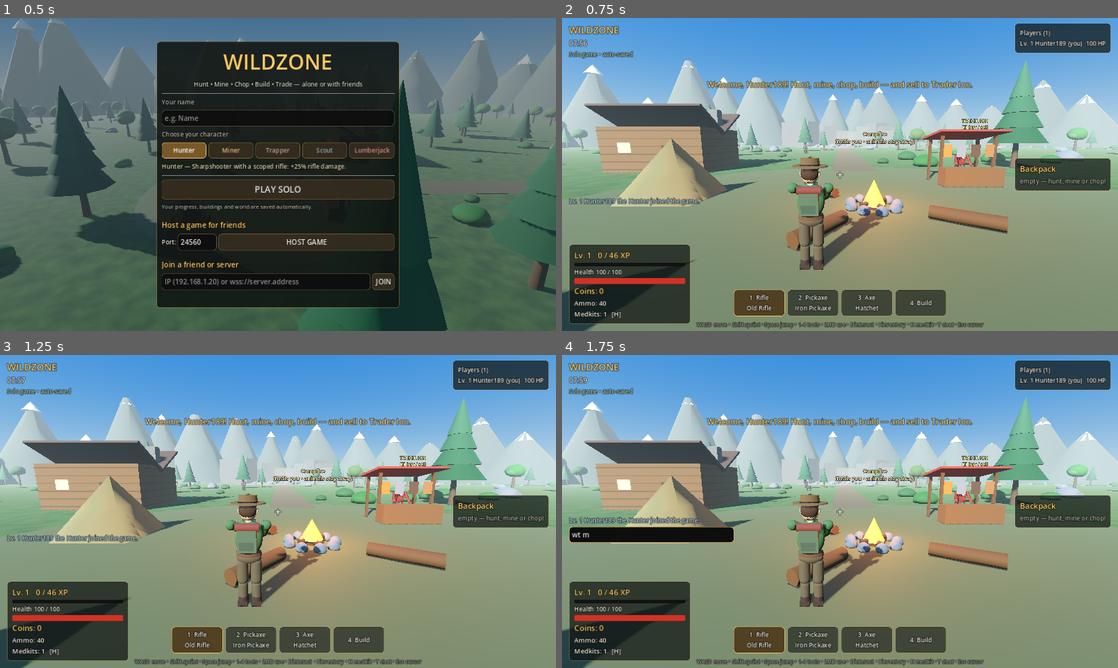
Above: before the commit, frames 1-4 (two rows, left to right).
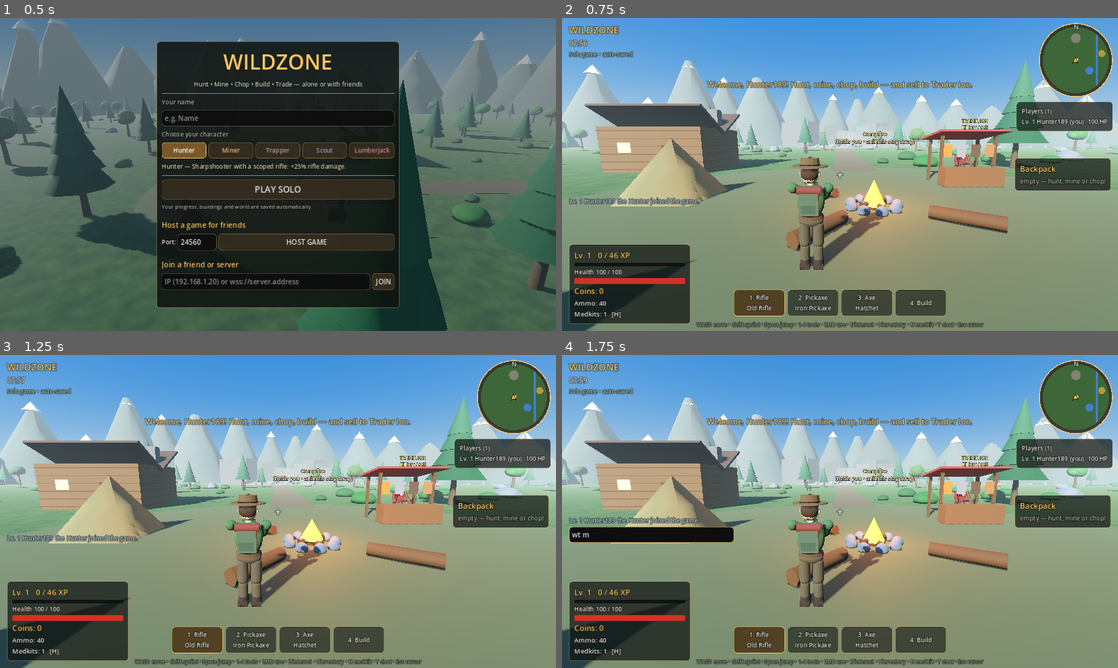
Above: after the commit, the same moments.

Repository: BotSabin/WildZone
Game: Godot game, scene res://scenes/main.tscn
Same seed, same stepped clock (60 frames per second), same inputs: the game is played once before the commit and once after it.
Inputs (mouse positions are in pixels of both pictures, inside the frame that each line leads up to):
- Up to frame 1 (0.5 s): no input
- Up to frame 2 (0.75 s): click "PLAY SOLO" at 0.5 s
- Up to frame 3 (1.25 s): no input
- Up to frame 4 (1.75 s): tap Enter at 1.25 s; move the mouse to (867, 511) at 1.27 s; hold W (move_forward) from 1.28 s (still down); hold T (chat) from 1.28 s (still down); click (867, 511) at 1.42 s; tap Space (jump) at 1.52 s; tap M at 1.55 s

Frame 1 is identical in both runs. In frame 2, 4.9% of the frame differs, in the area x 81-100%, y 1-37%; in frame 3, 4.9%; in frame 4, 4.9%.

Commit message:
Menu with save & exit, minimap with friends and big map
Co-Authored-By: Claude Opus 5.5 <noreply@anthropic.com>
Claude-Session: https://claude.ai/code/session_01Szyp4oD738k2oPBx8diDct

Diff:
--- a/scripts/hud.gd
+++ b/scripts/hud.gd
@@ -3,6 +3,7 @@
 
 const Data = preload("res://scripts/game_data.gd")
 const NetScript = preload("res://scripts/network_manager.gd")
+const MinimapScript = preload("res://scripts/minimap.gd")
 
 signal solo_requested(player_name: String, char_idx: int)
 signal host_requested(player_name: String, char_idx: int, port: int)
@@ -16,6 +17,8 @@
 signal shop_closed
 signal chat_submitted(text: String)
 signal chat_closed
+signal pause_resumed
+signal exit_requested
 
 const GOLD := Color(1.0, 0.8, 0.4)
 const TEXT := Color(0.95, 0.93, 0.88)
@@ -39,6 +42,11 @@
 
 # game
 var game_ui: Control
+var minimap: Control
+var players_panel: PanelContainer
+var pause_panel: PanelContainer
+var pause_info: Label
+var pause_exit_btn: Button
 var hp_bar: ProgressBar
 var hp_text: Label
 var xp_bar: ProgressBar
@@ -99,6 +107,7 @@
 	_build_game_ui()
 	_build_shop()
 	_build_inventory()
+	_build_pause()
 	_build_menu()
 	game_ui.visible = false
 
@@ -167,6 +176,44 @@
 			sc.custom_minimum_size = target
 
 
+func _build_pause() -> void:
+	pause_panel = _panel(0.95)
+	pause_panel.mouse_filter = Control.MOUSE_FILTER_STOP
+	pause_panel.custom_minimum_size = Vector2(420, 0)
+	_anchor(pause_panel, 0.5, 0.5, 0, 0, BOTH, BOTH)
+	pause_panel.visible = false
+	root.add_child(pause_panel)
+	var v := VBoxContainer.new()
+	v.add_theme_constant_override("separation", 12)
+	pause_panel.add_child(v)
+	var t := _label("MENU", 30, GOLD)
+	t.horizontal_alignment = HORIZONTAL_ALIGNMENT_CENTER
+	v.add_child(t)
+	var resume := Button.new()
+	resume.text = "RESUME"
+	resume.add_theme_font_size_override("font_size", 22)
+	resume.custom_minimum_size = Vector2(0, 56)
+	resume.pressed.connect(func() -> void: pause_resumed.emit())
+	v.add_child(resume)
+	pause_exit_btn = Button.new()
+	pause_exit_btn.text = "SAVE & EXIT TO MENU"
+	pause_exit_btn.add_theme_font_size_override("font_size", 20)
+	pause_exit_btn.custom_minimum_size = Vector2(0, 52)
+	pause_exit_btn.pressed.connect(func() -> void: exit_requested.emit())
+	v.add_child(pause_exit_btn)
+	pause_info = _label("", 13, DIM)
+	pause_info.autowrap_mode = TextServer.AUTOWRAP_WORD_SMART
+	pause_info.horizontal_alignment = HORIZONTAL_ALIGNMENT_CENTER
+	v.add_child(pause_info)
+
+
+func show_pause(on: bool, exit_text: String = "", info: String = "") -> void:
+	pause_panel.visible = on
+	if on:
+		pause_exit_btn.text = exit_text
+		pause_info.text = info
+
+
 func _process(_delta: float) -> void:
 	_fit_scrolls()
 	if touch_mode and touch_close != null:
@@ -188,6 +235,8 @@
 		# phone layout: stats top-left, build pieces + hints at the top,
 		# the lower half stays free for the joystick and the action buttons
 		toolbar.visible = false
+		players_panel.visible = false   # friends are shown on the minimap
+		minimap.set_small_size(150.0)
 		stats_panel.custom_minimum_size = Vector2(230, 0)
 		_anchor(stats_panel, 0, 0, 12, 92, END, END)
 		_anchor(build_bar, 0.5, 0, 0, 10, BOTH, END)
@@ -454,9 +503,12 @@
 	server_label = _label("", 13, Color(0.75, 0.85, 0.75))
 	tl.add_child(server_label)
 
-	# top-right: players
+	# top-right: minimap, players below it
+	minimap = MinimapScript.new()
+	game_ui.add_child(minimap)
 	var pp := _panel()
-	_anchor(pp, 1, 0, -16, 12, BEGIN, END)
+	players_panel = pp
+	_anchor(pp, 1, 0, -12, 192, BEGIN, END)
 	game_ui.add_child(pp)
 	players_label = _label("Players", 14)
 	pp.add_child(players_label)
--- a/scripts/main.gd
+++ b/scripts/main.gd
@@ -62,6 +62,8 @@
 var shop_open: bool = false
 var chat_open: bool = false
 var inv_open: bool = false
+var pause_open: bool = false
+var mouse_was_captured: bool = false
 var my_stats: Dictionary = {}
 var my_dead: bool = false
 var time_of_day: float = 0.08
@@ -124,6 +126,9 @@
 	hud.shop_closed.connect(_close_shop)
 	hud.chat_submitted.connect(func(text: String) -> void: _srv("srv_chat", [text]))
 	hud.chat_closed.connect(_on_chat_closed)
+	hud.pause_resumed.connect(_close_pause)
+	hud.exit_requested.connect(_exit_game)
+	hud.minimap.main = self
 
 	ghost_ok_mat = _ghost_mat(Color(0.35, 1.0, 0.45, 0.42))
 	ghost_bad_mat = _ghost_mat(Color(1.0, 0.3, 0.25, 0.42))
@@ -398,7 +403,7 @@
 
 
 func ui_blocking() -> bool:
-	return shop_open or chat_open or inv_open or not in_game
+	return shop_open or chat_open or inv_open or pause_open or hud.minimap.big or not in_game
 
 
 # ==================================================
@@ -418,6 +423,11 @@
 		_server_process(delta)
 	if in_game:
 		_client_process(delta)
+		# browsers drop the mouse lock on Esc without telling us: show the menu then
+		var captured: bool = Input.mouse_mode == Input.MOUSE_MODE_CAPTURED
+		if mouse_was_captured and not captured and not touch_mode and not ui_blocking():
+			_open_pause()
+		mouse_was_captured = captured
 
 
 func _me():
@@ -468,8 +478,20 @@
 			_close_shop()
 		elif inv_open:
 			_close_inventory()
+		elif hud.minimap.big:
+			hud.minimap.toggle_big()
+		elif pause_open:
+			_close_pause()
+		elif not chat_open:
+			_open_pause()
+		get_viewport().set_input_as_handled()
+		return
+	if event is InputEventKey and event.pressed and not event.echo and event.keycode == KEY_M and not chat_open and not pause_open:
+		hud.minimap.toggle_big()
+		if hud.minimap.big:
+			Input.mouse_mode = Input.MOUSE_MODE_VISIBLE
 		else:
-			Input.mouse_mode = Input.MOUSE_MODE_VISIBLE
+			_capture_mouse()
 		get_viewport().set_input_as_handled()
 		return
 	if event.is_action_pressed("inventory") and not chat_open and not shop_open:
@@ -512,6 +534,44 @@
 	chat_open = true
 	Input.mouse_mode = Input.MOUSE_MODE_VISIBLE
 	hud.open_chat()
+
+
+func _open_pause() -> void:
+	if pause_open or not in_game:
+		return
+	pause_open = true
+	Input.mouse_mode = Input.MOUSE_MODE_VISIBLE
+	Crazy.gameplay_stop()
+	if hosting and players.size() > 1:
+		hud.show_pause(true, "SAVE & EXIT TO MENU", "Your world and everyone's progress are saved. Friends in your game will be disconnected.")
+	elif hosting:
+		hud.show_pause(true, "SAVE & EXIT TO MENU", "Your character, buildings and world are saved — continue any time.")
+	else:
+		hud.show_pause(true, "LEAVE GAME", "Your character is saved in your friend's world.")
+
+
+func _close_pause() -> void:
+	if not pause_open:
+		return
+	pause_open = false
+	hud.show_pause(false)
+	Crazy.gameplay_start()
+	_capture_mouse()
+
+
+func toggle_pause() -> void:
+	if pause_open:
+		_close_pause()
+	else:
+		_open_pause()
+
+
+func _exit_game() -> void:
+	if hosting:
+		_save_all()
+		_back_to_menu("Game saved. See you soon!")
+	else:
+		_back_to_menu("You left the game.")
 
 
 func _capture_mouse() -> void:
--- /dev/null
+++ b/scripts/minimap.gd
@@ -0,0 +1,136 @@
+extends Control
+## Round minimap (top-right): the whole valley, north up, with you (gold arrow),
+## your friends (blue arrows + names), your buildings and the main places.
+## Tap / click it or press M for a big map.
+
+const WorldScript = preload("res://scripts/world.gd")
+const Data = preload("res://scripts/game_data.gd")
+
+const WORLD_R: float = 160.0     # metres from the centre to the map edge
+
+var main = null
+var big: bool = false
+var small_size: float = 170.0
+var font: Font
+var timer: float = 0.0
+
+
+func _ready() -> void:
+	font = ThemeDB.fallback_font
+	mouse_filter = Control.MOUSE_FILTER_STOP
+	_place()
+
+
+func set_small_size(s: float) -> void:
+	small_size = s
+	_place()
+
+
+func toggle_big() -> void:
+	big = not big
+	z_index = 20 if big else 0
+	_place()
+	queue_redraw()
+
+
+func _place() -> void:
+	var vs: Vector2 = get_viewport_rect().size if is_inside_tree() else Vector2(1280, 720)
+	if big:
+		var s: float = minf(vs.y - 40.0, vs.x - 40.0)
+		size = Vector2(s, s)
+		position = (vs - size) * 0.5
+	else:
+		size = Vector2(small_size, small_size)
+		position = Vector2(vs.x - small_size - 12.0, 12.0)
+
+
+func _gui_input(event: InputEvent) -> void:
+	if event is InputEventMouseButton and event.pressed and event.button_index == MOUSE_BUTTON_LEFT:
+		toggle_big()
+		accept_event()
+
+
+func _process(delta: float) -> void:
+	timer -= delta
+	_place()
+	if timer <= 0.0:
+		timer = 0.1
+		queue_redraw()
+
+
+func _to_map(p: Vector3) -> Vector2:
+	var r: float = size.x * 0.5
+	var v := Vector2(p.x, p.z) / WORLD_R * (r - 4.0)
+	return Vector2(r, r) + v
+
+
+func _arrow(at: Vector2, yaw: float, s: float, col: Color) -> void:
+	var fwd := Vector2(-sin(yaw), -cos(yaw))
+	var side := Vector2(-fwd.y, fwd.x)
+	var pts := PackedVector2Array([at + fwd * s * 1.3, at - fwd * s * 0.7 + side * s * 0.85, at - fwd * s * 0.3, at - fwd * s * 0.7 - side * s * 0.85])
+	draw_colored_polygon(pts, col)
+	pts.append(pts[0])
+	draw_polyline(pts, Color(0, 0, 0, 0.8), 1.5)
+
+
+func _draw() -> void:
+	if main == null:
+		return
+	var r: float = size.x * 0.5
+	var c := Vector2(r, r)
+	var k: float = (r - 4.0) / WORLD_R
+	# ground + mountains rim
+	draw_circle(c, r, Color(0.2, 0.17, 0.12, 0.9))
+	draw_circle(c, 150.0 * k, Color(0.24, 0.42, 0.22, 0.92))
+	# river + lake
+	var rx0: Vector2 = _to_map(Vector3(WorldScript.RIVER_X - WorldScript.RIVER_HALF, 0, 0))
+	var rx1: Vector2 = _to_map(Vector3(WorldScript.RIVER_X + WorldScript.RIVER_HALF, 0, 0))
+	var half_h: float = sqrt(maxf(0.0, 150.0 * 150.0 - WorldScript.RIVER_X * WorldScript.RIVER_X)) * k
+	draw_rect(Rect2(rx0.x, c.y - half_h, maxf(2.0, rx1.x - rx0.x), half_h * 2.0), Color(0.25, 0.5, 0.8))
+	draw_circle(_to_map(WorldScript.LAKE_CENTER), WorldScript.LAKE_RADIUS * k, Color(0.25, 0.5, 0.8))
+	# places
+	draw_circle(_to_map(WorldScript.QUARRY_CENTER), 22.0 * k, Color(0.55, 0.52, 0.48, 0.9))
+	draw_circle(_to_map(WorldScript.GOLD_HILLS), 16.0 * k, Color(0.75, 0.62, 0.25, 0.9))
+	draw_circle(_to_map(Vector3.ZERO), Data.CAMP_SAFE_RADIUS * k, Color(0.9, 0.6, 0.25, 0.45))
+	draw_circle(_to_map(Data.TRADER_POS), maxf(2.5, 2.0 * k), Color(1.0, 0.85, 0.3))
+	# buildings
+	for sid in main.structures.keys():
+		var n = main.structures[sid].get("node")
+		if is_instance_valid(n):
+			var bp: Vector2 = _to_map(n.global_position)
+			draw_rect(Rect2(bp - Vector2(1.5, 1.5), Vector2(3, 3)), Color(0.55, 0.36, 0.2))
+	# labels on the big map
+	if big:
+		_text("Camp & Trader", _to_map(Vector3(0, 0, 14)), 15, Color(1, 0.9, 0.6))
+		_text("Quarry", _to_map(WorldScript.QUARRY_CENTER) + Vector2(0, 4), 15, Color(1, 1, 1))
+		_text("Gold Hills", _to_map(WorldScript.GOLD_HILLS) + Vector2(0, 26.0 * k), 15, Color(1, 0.9, 0.5))
+		_text("Green Lake", _to_map(WorldScript.LAKE_CENTER) + Vector2(0, 4), 15, Color(0.85, 0.95, 1))
+		_text("River", _to_map(Vector3(WorldScript.RIVER_X, 0, -80)), 14, Color(0.85, 0.95, 1))
+	# players: friends first, you on top
+	var my_id = main._my_id()
+	var s: float = 6.0 if not big else 9.0
+	for id in main.players.keys():
+		if id == my_id:
+			continue
+		var p = main.players[id]
+		if not is_instance_valid(p):
+			continue
+		var at: Vector2 = _to_map(p.global_position)
+		var col := Color(0.35, 0.8, 1.0) if not p.dead else Color(0.6, 0.6, 0.6)
+		_arrow(at, p.rotation.y, s, col)
+		_text(p.player_name, at + Vector2(0, -s - 4.0), 13 if not big else 16, col)
+	var me = main._me()
+	if me != null:
+		_arrow(_to_map(me.global_position), me.rotation.y, s + 1.0, Color(1.0, 0.82, 0.3))
+	# frame + north
+	draw_arc(c, r - 1.0, 0, TAU, 64, Color(1.0, 0.85, 0.5, 0.85), 2.5)
+	_text("N", Vector2(r, 14), 14, Color(1, 1, 1))
+	if big:
+		_text("tap the map (or press M) to close", Vector2(r, size.y - 10.0), 14, Color(1, 1, 1, 0.8))
+
+
+func _text(t: String, at: Vector2, fs: int, col: Color) -> void:
+	var w: float = font.get_string_size(t, HORIZONTAL_ALIGNMENT_LEFT, -1, fs).x
+	var pos := at + Vector2(-w * 0.5, 0)
+	draw_string_outline(font, pos, t, HORIZONTAL_ALIGNMENT_LEFT, -1, fs, 4, Color(0, 0, 0, 0.8))
+	draw_string(font, pos, t, HORIZONTAL_ALIGNMENT_LEFT, -1, fs, col)
--- a/scripts/touch_controls.gd
+++ b/scripts/touch_controls.gd
@@ -76,9 +76,10 @@
 		{"id": "interact", "label": "E", "pos": Vector2(w - 235, h - 185), "r": 38.0, "action": "interact", "hold": true},
 		{"id": "tool", "label": tool_label, "pos": Vector2(w - 122, h - 250), "r": 40.0, "action": "", "hold": false},
 		{"id": "sprint", "label": "RUN", "pos": Vector2(w - 352, h - 58), "r": 34.0, "action": "sprint", "hold": true},
-		{"id": "inv", "label": "BAG", "pos": Vector2(w - 40, 145), "r": 27.0, "action": "", "hold": false},
-		{"id": "med", "label": "+HP", "pos": Vector2(w - 40, 205), "r": 27.0, "action": "", "hold": false},
-		{"id": "chat", "label": "CHAT", "pos": Vector2(w - 40, 265), "r": 27.0, "action": "", "hold": false},
+		{"id": "menu", "label": "MENU", "pos": Vector2(w - 200, 40), "r": 27.0, "action": "", "hold": false},
+		{"id": "inv", "label": "BAG", "pos": Vector2(w - 200, 102), "r": 27.0, "action": "", "hold": false},
+		{"id": "med", "label": "+HP", "pos": Vector2(w - 200, 164), "r": 27.0, "action": "", "hold": false},
+		{"id": "chat", "label": "CHAT", "pos": Vector2(w - 40, 200), "r": 27.0, "action": "", "hold": false},
 	]
 	if tool == "hammer":
 		buttons.append({"id": "rotate", "label": "ROT", "pos": Vector2(w - 348, h - 160), "r": 32.0, "action": "", "hold": false})
@@ -113,6 +114,12 @@
 			if fingers.has(t.index):
 				_finger_up(t.index)   # stale finger with the same number
 			finger_pos[t.index] = p
+			var mm: Control = main.hud.minimap
+			if Rect2(mm.position, mm.size).has_point(p):
+				finger_pos.erase(t.index)
+				mm.toggle_big()
+				get_viewport().set_input_as_handled()
+				return
 			var b: Dictionary = _button_at(p)
 			if not b.is_empty():
 				fingers[t.index] = b["id"]
@@ -237,6 +244,8 @@
 		Input.action_press(action)
 		return
 	match id:
+		"menu":
+			main.toggle_pause()
 		"tool":
 			main._select_tool((main.tool_idx + 1) % Data.TOOLS.size())
 		"inv":
Not shown, changed: docs/index.pck
